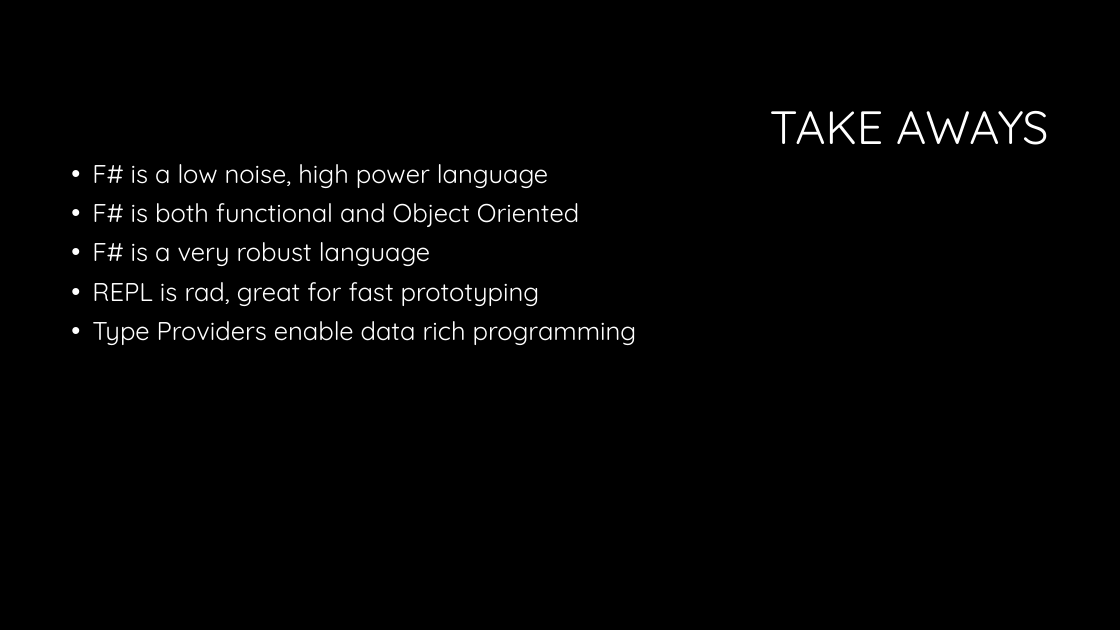
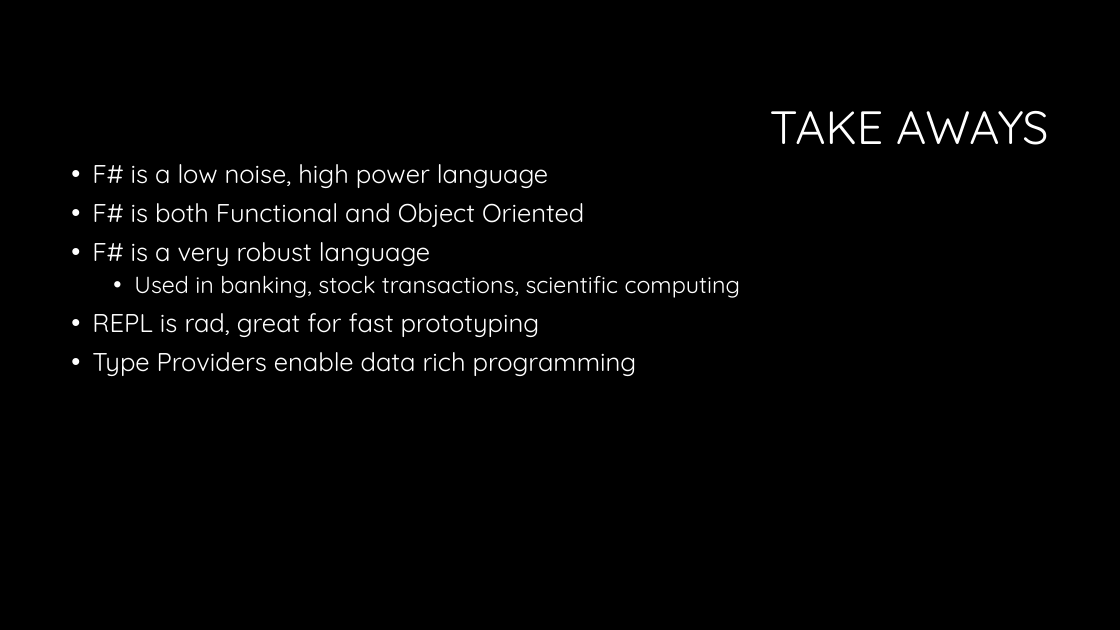
Before and after one commit to dathayer23/FSharpPresentations, a slide deck: slide 21 of Presentation1/slides/An Intro to FSharp For CSharp Programmers.pptx. Drawn at 1120x630 pixels with LibreOffice and Linux fonts; fonts in the diff are those of the drawing; background and template pictures are left out. Boxes give left, top, right and bottom in pixels: in the first picture for what was removed or moved away, otherwise in the second. Text is boxed around its words. In the diff, an @@ line names an element or a change of style, - is before the commit and + after.

Commit message:
Changes to text of presentation

```diff
--- a/Presentation1/slides/An Intro to FSharp For CSharp Programmers.pptx
+++ b/Presentation1/slides/An Intro to FSharp For CSharp Programmers.pptx
@@ text at box(92, 203, 584, 227): text changed @@
-• F# is both functional and Object Oriented
+• F# is both Functional and Object Oriented
@@ text at box(134, 275, 740, 298): paragraph added @@
+  • Used in banking, stock transactions, scientific computing
```
Also in this commit, not shown: 3 other slides changed.
